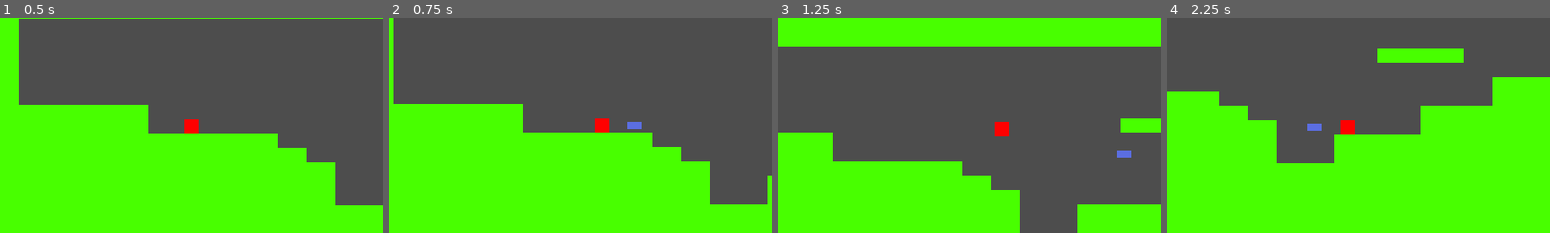
Above: before the commit, frames 1-4 (left to right).
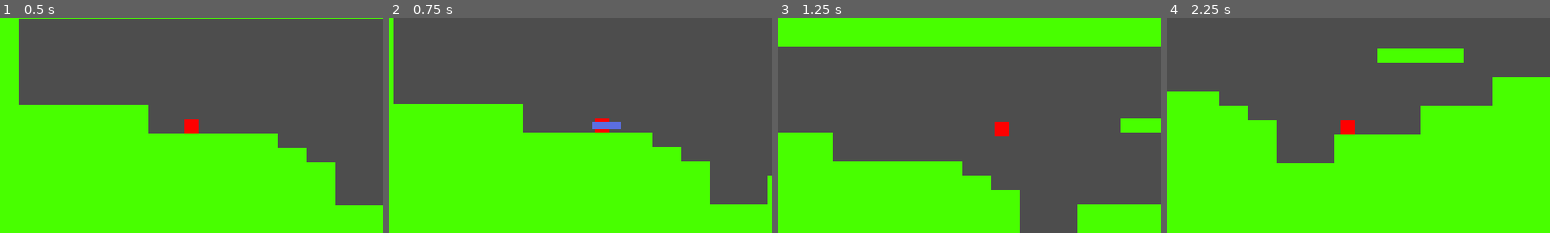
Above: after the commit, the same moments.

Repository: Caiiru/XPCriativo2023
Game: Godot game, scene res://scenes/main.tscn
Two runs of this game, one before a commit and one after it. Both use one fixed random seed, a clock stepped at 60 frames per second and the inputs below.
Inputs:
- Up to frame 1 (0.5 s): no input
- Up to frame 2 (0.75 s): hold Right (right) from 0.53 s (still down); hold D (shootInput) from 0.53 s (still down)
- Up to frame 3 (1.25 s): keep holding Right (right); keep holding D (shootInput); tap S (regularJump) at 0.77 s
- Up to frame 4 (2.25 s): release D (shootInput) at 1.28 s; tap D (shootInput) at 1.35 s; tap S (regularJump) at 1.52 s; release Right (right) at 2.03 s; hold Left (left) from 2.03 s (still down); hold D (shootInput) from 2.03 s (still down)

Frame 1 is identical in both runs. In frame 2, 0.4% of the frame differs, in the area x 53-66%, y 48-52%; in frame 3, 0.1%; in frame 4, 0.1%.

Commit message:
Projetil 2-0 feito

Diff:
--- a/XP3BrenoBranch/Projeto/scenes/playerThings.tscn
+++ b/XP3BrenoBranch/Projeto/scenes/playerThings.tscn
@@ -1,9 +1,10 @@
-[gd_scene load_steps=6 format=3 uid="uid://c7tsuw03o8iji"]
+[gd_scene load_steps=7 format=3 uid="uid://c7tsuw03o8iji"]
 
 [ext_resource type="Script" path="res://scripts/playerMovement.gd" id="1_roct2"]
 [ext_resource type="Texture2D" uid="uid://eeeajl88rpui" path="res://textures/playerBox.png" id="2_w32da"]
 [ext_resource type="Script" path="res://scripts/shootStuff.gd" id="3_wkvwk"]
 [ext_resource type="PackedScene" uid="uid://cur8kl4qjyva" path="res://scenes/shot10.tscn" id="4_qd6ya"]
+[ext_resource type="PackedScene" uid="uid://brmpxrxr0ab5q" path="res://scenes/shot20.tscn" id="5_xg56k"]
 
 [sub_resource type="RectangleShape2D" id="RectangleShape2D_db1fe"]
 size = Vector2(16, 16)
@@ -19,7 +20,8 @@
 
 [node name="Shooter" type="Node2D" parent="." node_paths=PackedStringArray("Player")]
 script = ExtResource("3_wkvwk")
-scene = ExtResource("4_qd6ya")
+scene10 = ExtResource("4_qd6ya")
+scene20 = ExtResource("5_xg56k")
 Player = NodePath("..")
 
 [node name="Camera2D" type="Camera2D" parent="."]
--- a/XP3BrenoBranch/Projeto/scripts/shootStuff.gd
+++ b/XP3BrenoBranch/Projeto/scripts/shootStuff.gd
@@ -1,19 +1,21 @@
 class_name Shooter
 extends Node2D
 # Cena
-@export var scene : PackedScene
+@export var scene10 : PackedScene
+@export var scene20 : PackedScene
 @export var Player : player
 
 var reload = 0 # Tempo de espera para o jogador atirar novamente
 var reloadType = 0 # Os tipos são usados como uma globalização dos vários tempos de espera
-var power1 = 1
-var power2 = 0
+var power1 = 2 # slot 1 de power ups
+var power2 = 0 # slot 2 de power ups
+
 # Função de atirar
 func shoot(direction : Vector2) -> void:
 	# tiro de fogo 1-0
 	if power1 == 1 && power2 == 0:
 		reloadType = 1
-		var new_shot := scene.instantiate() as Shot10
+		var new_shot := scene10.instantiate() as Shot10
 		if new_shot:
 			new_shot.direction = Vector2(Player.dir, 0.0)
 			new_shot.position = Player.position
@@ -22,7 +24,7 @@
 	# tiro de vento 2-0
 	if power1 == 2 && power2 == 0:
 		reloadType = 2
-		var new_shot := scene.instantiate() as Shot20
+		var new_shot := scene20.instantiate() as Shot20
 		if new_shot:
 			new_shot.direction = Vector2(Player.dir, 0.0)
 			new_shot.position = Player.position
--- a/XP3BrenoBranch/Projeto/scripts/shot20Logic.gd
+++ b/XP3BrenoBranch/Projeto/scripts/shot20Logic.gd
@@ -5,7 +5,7 @@
 
 var speed = 0
 func _physics_process(delta : float) -> void:
-	speed = speed + 10
+	speed = speed + 30
 	position += direction * (50.0 + speed) * delta
 
 func _on_body_entered(body):
